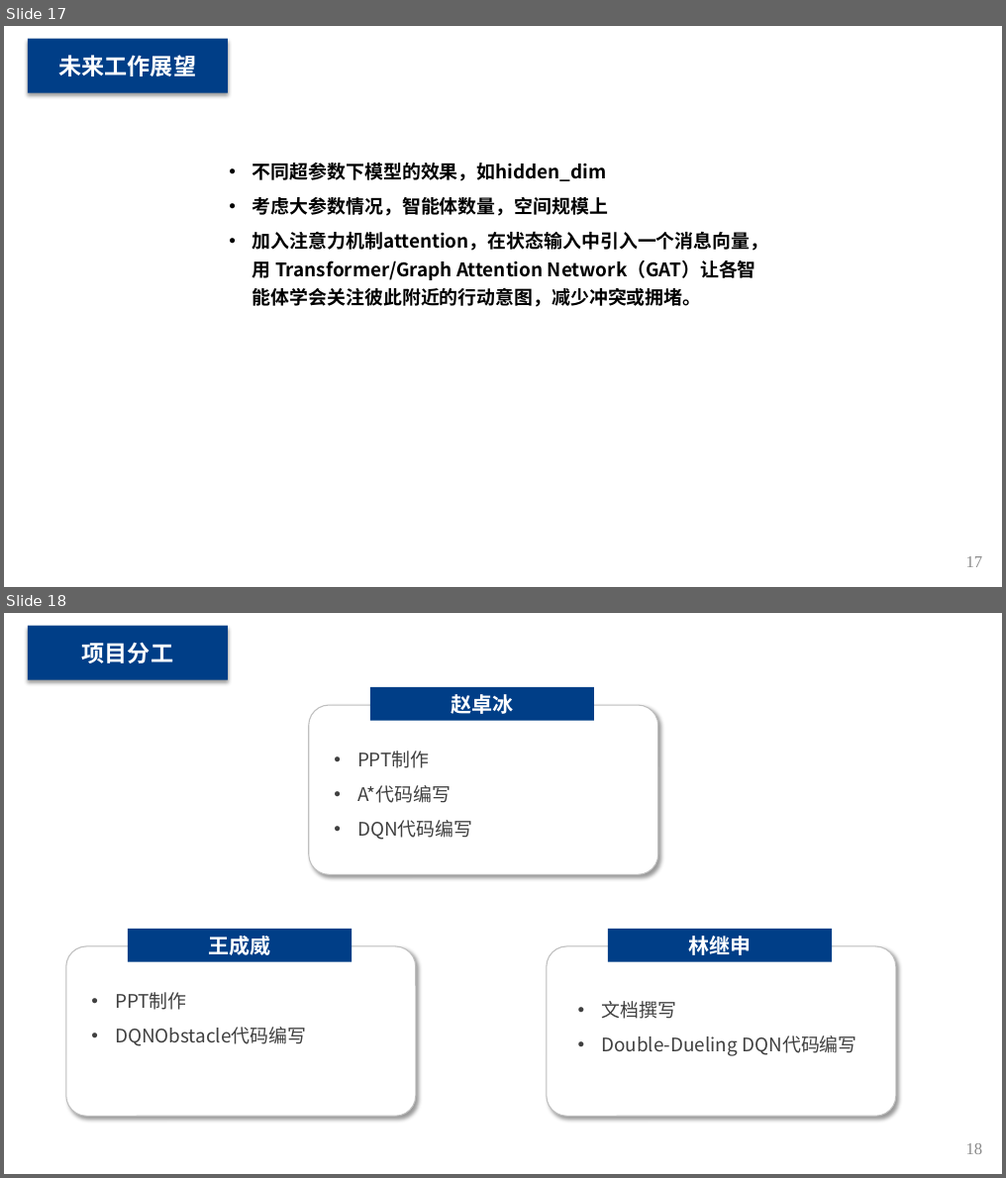
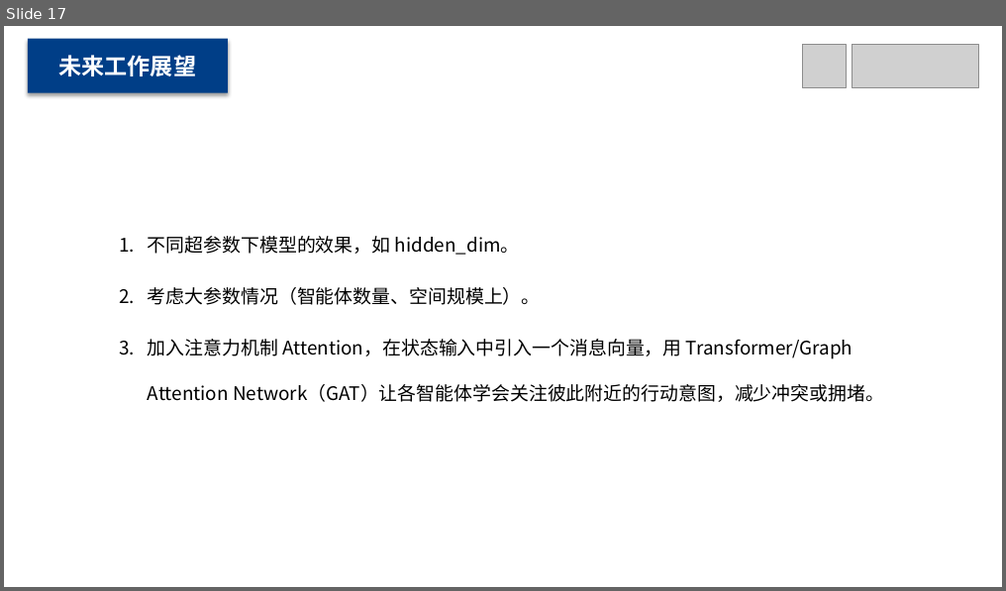
Before and after one commit to MinmusLin/Reinforcement_Learning_Based_Multi_Agent_Path_Finding, a slide deck: Presentation.pptx. Shown one above the other, each under a label of ours: slides 17 and 18 before the commit, slide 17 after it. The pictures are 1006x1178 and 1006x591 pixels, drawn with LibreOffice and Linux fonts; fonts in the diff are those of the drawing; grey boxes stand for pictures. Boxes give left, top, right and bottom in pixels: in the first picture for what was removed or moved away, otherwise in the second. Text is boxed around its words. In the diff, an @@ line names an element or a change of style, - is before the commit and + after.

```diff
--- a/Presentation.pptx
+++ b/Presentation.pptx
@@ slide 18 removed at (4,613,1002,1174), background #FFFFFF @@
@@ rectangle removed at (28,626,228,680) @@
-项目分工
@@ rectangle removed at (370,687,594,721) @@
-赵卓冰
@@ rounded rectangle removed at (309,705,658,875) @@
@@ text removed at (357,751,472,840) @@
-• PPT制作
-• A*代码编写
-• DQN代码编写
@@ rectangle removed at (128,929,351,962) @@
-王成威
@@ rectangle removed at (608,929,832,962) @@
-林继申
@@ rounded rectangle removed at (66,947,416,1117) @@
@@ rounded rectangle removed at (547,947,896,1117) @@
@@ text removed at (115,992,306,1047) @@
-• PPT制作
-• DQNObstacle代码编写
@@ text removed at (601,1001,856,1057) @@
-• 文档撰写
-• Double-Dueling DQN代码编写
@@ page number removed at (966,1144,983,1155) @@
-18
@@ slide 17 changed as well @@
@@ picture added at (803,44,846,87) @@
@@ picture added at (851,44,978,87) @@
@@ text at (148,236,884,402): text changed; bold off @@
-• 不同超参数下模型的效果，如hidden_dim
-• 考虑大参数情况，智能体数量，空间规模上
-• 加入注意力机制attention，在状态输入中引入一个消息向量，用 Transformer/Graph Attention Network（GAT）让各智能体学会关注彼此附近的行动意图，减少冲突或拥堵。
+1. 不同超参数下模型的效果，如 hidden_dim。
+2. 考虑大参数情况（智能体数量、空间规模上）。
+3. 加入注意力机制 Attention，在状态输入中引入一个消息向量，用 Transformer/Graph Attention Network（GAT）让各智能体学会关注彼此附近的行动意图，减少冲突或拥堵。
@@ page number removed at (966,557,983,568) @@
-17
```
Also in this commit, not shown: 16 other slides changed, 1 slide added, 1 other slide removed.
